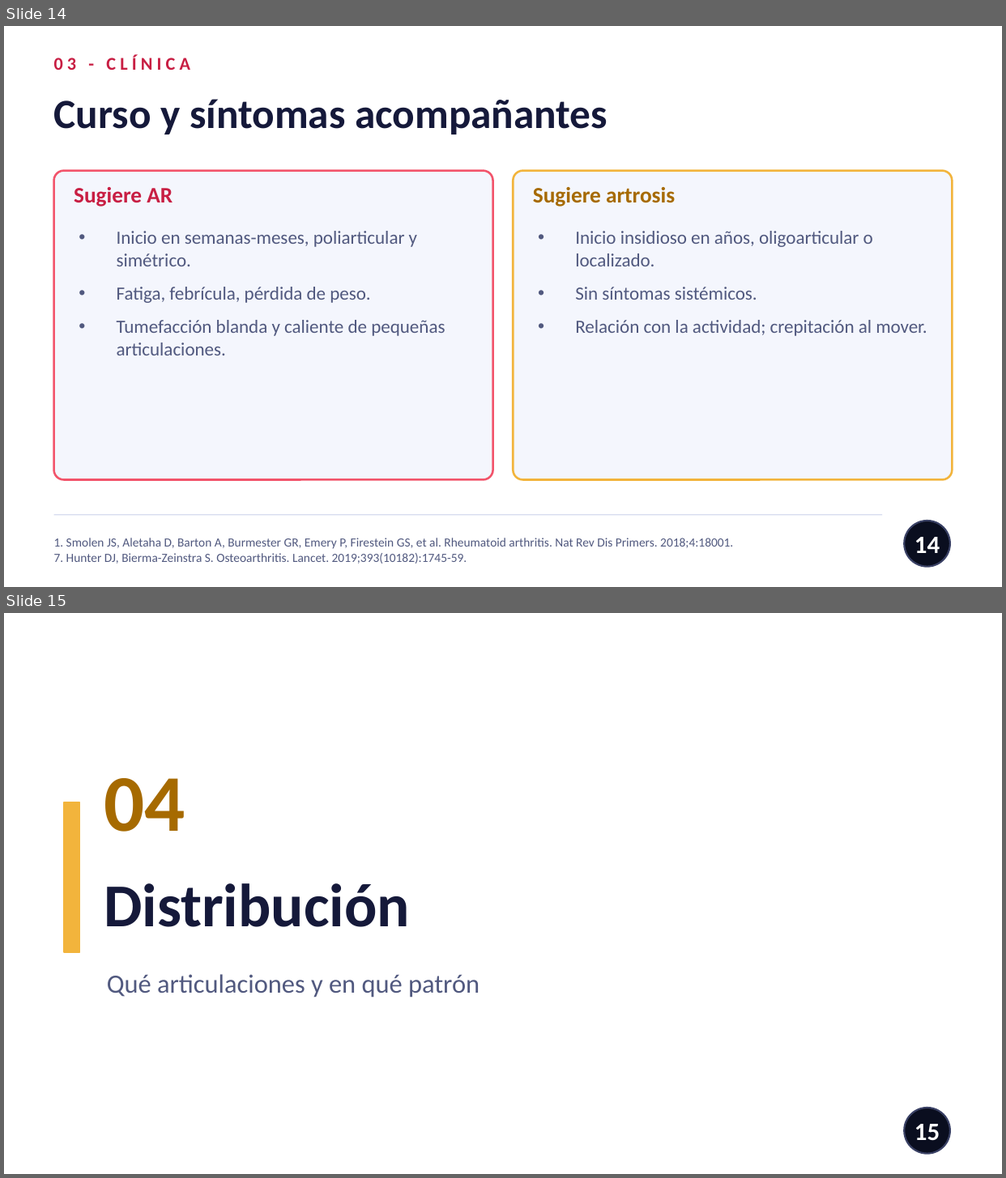
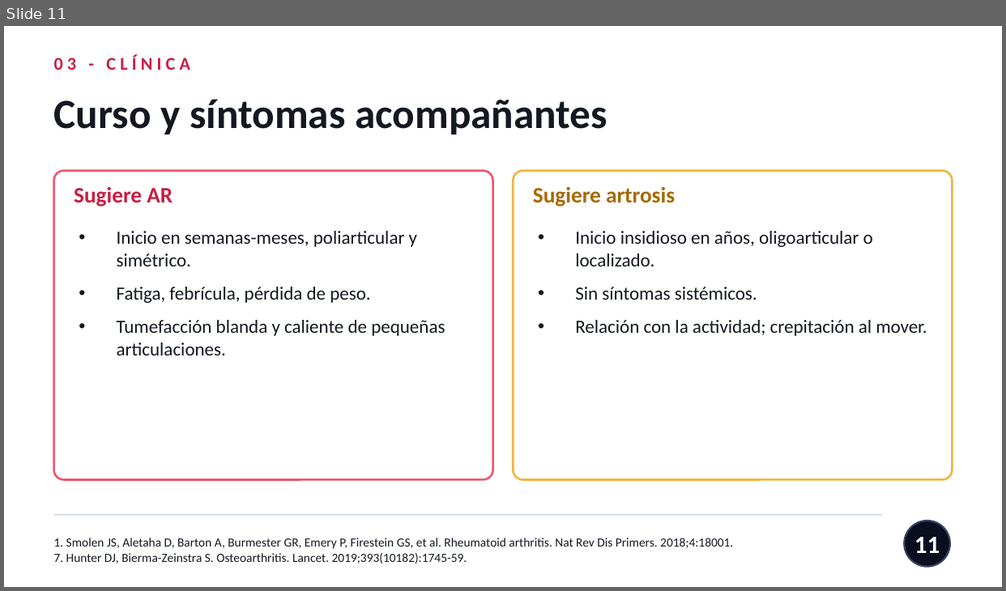
Before and after one commit to nestor120512/nes, a slide deck: Dx_AR_vs_artrosis.pptx. Shown one above the other, each under a label of ours: slides 14 and 15 before the commit, slide 11 after it. The pictures are 1006x1178 and 1006x591 pixels, drawn with LibreOffice and Linux fonts; fonts in the diff are those of the drawing. Boxes give left, top, right and bottom in pixels: in the first picture for what was removed or moved away, otherwise in the second. Text is boxed around its words. In the diff, an @@ line names an element or a change of style, - is before the commit and + after.

```diff
--- a/Dx_AR_vs_artrosis.pptx
+++ b/Dx_AR_vs_artrosis.pptx
@@ slide 15 removed at bbox=[4, 613, 1002, 1174], background #FFFFFF @@
@@ text removed at bbox=[104, 778, 185, 832] @@
-04
@@ rectangle removed at bbox=[64, 803, 80, 952] @@
@@ text removed at bbox=[104, 884, 410, 927] @@
-Distribución
@@ text removed at bbox=[107, 974, 479, 998] @@
-Qué articulaciones y en qué patrón
@@ ellipse removed at bbox=[904, 1108, 950, 1154] @@
@@ page number removed at bbox=[914, 1124, 940, 1141] @@
-15
@@ what was slide 14 is now slide 11 @@
@@ slide 11 changed as well @@
@@ text "Curso y síntomas acompañantes" at bbox=[54, 99, 607, 135]: text colour #15193A to #141821 @@
@@ rounded rectangle at bbox=[54, 171, 493, 480]: fill #F4F6FD to #FFFFFF @@
@@ rounded rectangle at bbox=[513, 171, 952, 480]: fill #F4F6FD to #FFFFFF @@
@@ text colour #51597F to #141821 in 3 elements at bbox=[54, 538, 733, 564], bbox=[117, 231, 445, 356], bbox=[575, 231, 927, 336] @@
@@ line (54, 515) - (882, 515): stroke #D7DCEF 0.75 pt to #C4CCE0 0.75 pt @@
@@ page number at bbox=[914, 537, 940, 553]: text changed @@
-14
+11
```
Also in this commit, not shown: 28 other slides changed, 3 slides added, 7 other slides removed.
